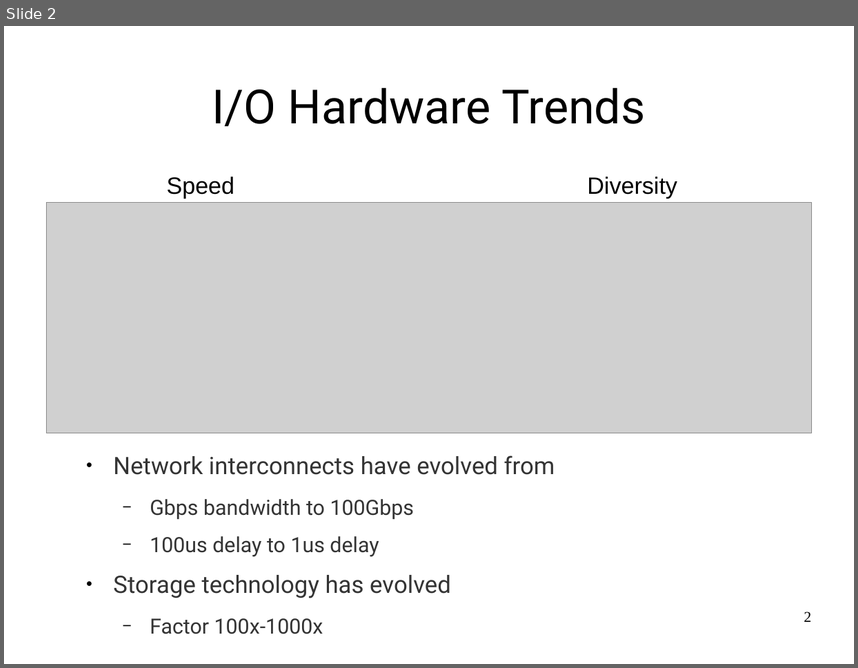
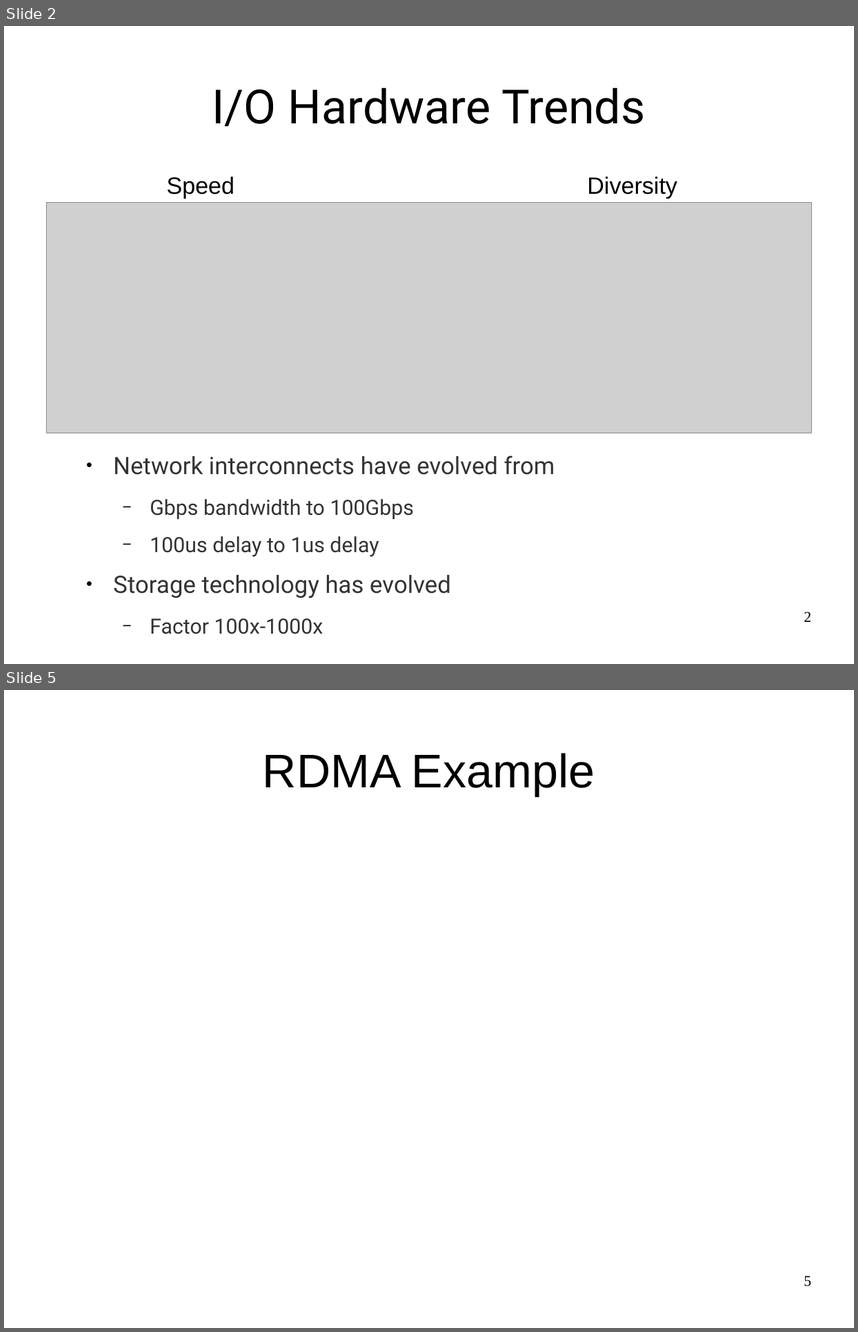
Before and after one commit to huangyibo/spark-summit-17, a slide deck: crail-spark-summit.odp. Shown one above the other, each under a label of ours: slide 2 before the commit, slides 2 and 5 after it; the slides between them are not shown. The pictures are 858x668 and 858x1332 pixels, drawn with LibreOffice and Linux fonts; fonts in the diff are those of the drawing; grey boxes stand for pictures. Boxes give left, top, right and bottom in pixels: in the first picture for what was removed or moved away, otherwise in the second. Text is boxed around its words. In the diff, an @@ line names an element or a change of style, - is before the commit and + after.

```diff
--- a/crail-spark-summit.odp
+++ b/crail-spark-summit.odp
@@ slide 5 added at (x1=4, y1=690, x2=854, y2=1328), background #FFFFFF @@
@@ title added at (x1=263, y1=753, x2=595, y2=796), 44 pt, text #000000 @@
+RDMA Example
@@ page number added at (x1=804, y1=1275, x2=811, y2=1286), 14 pt, text #000000 @@
+5
```
Also in this commit, not shown: 3 slides changed, 3 other slides added, 1 slide removed.
